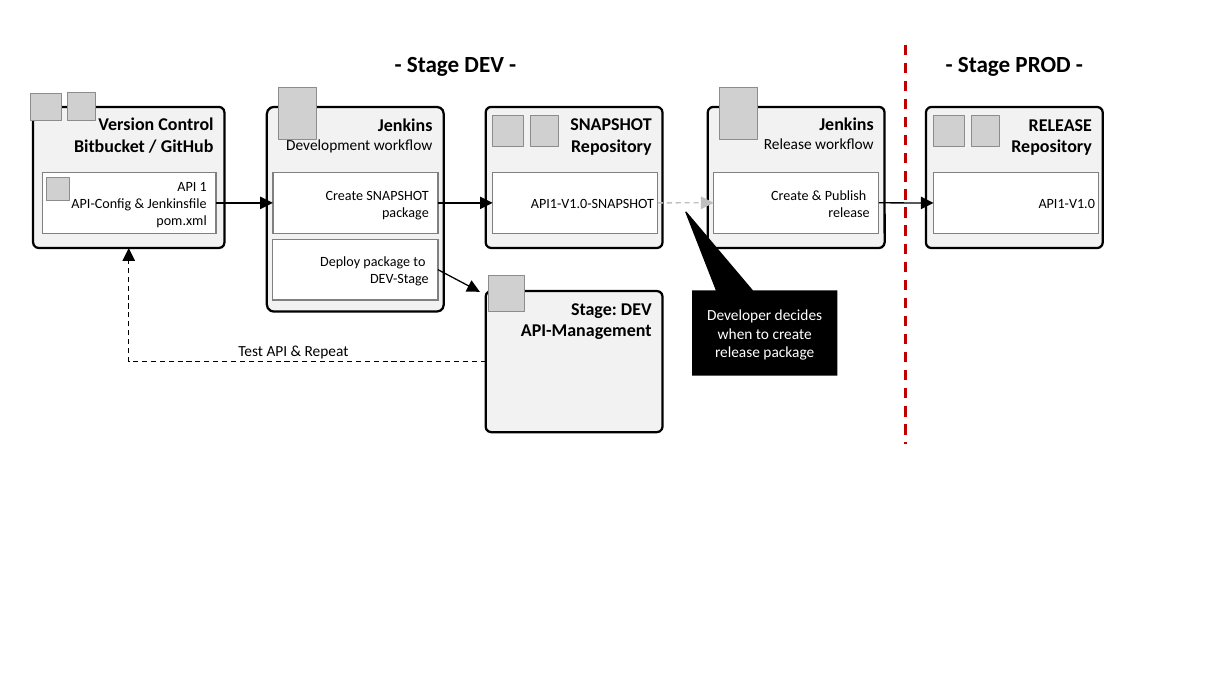
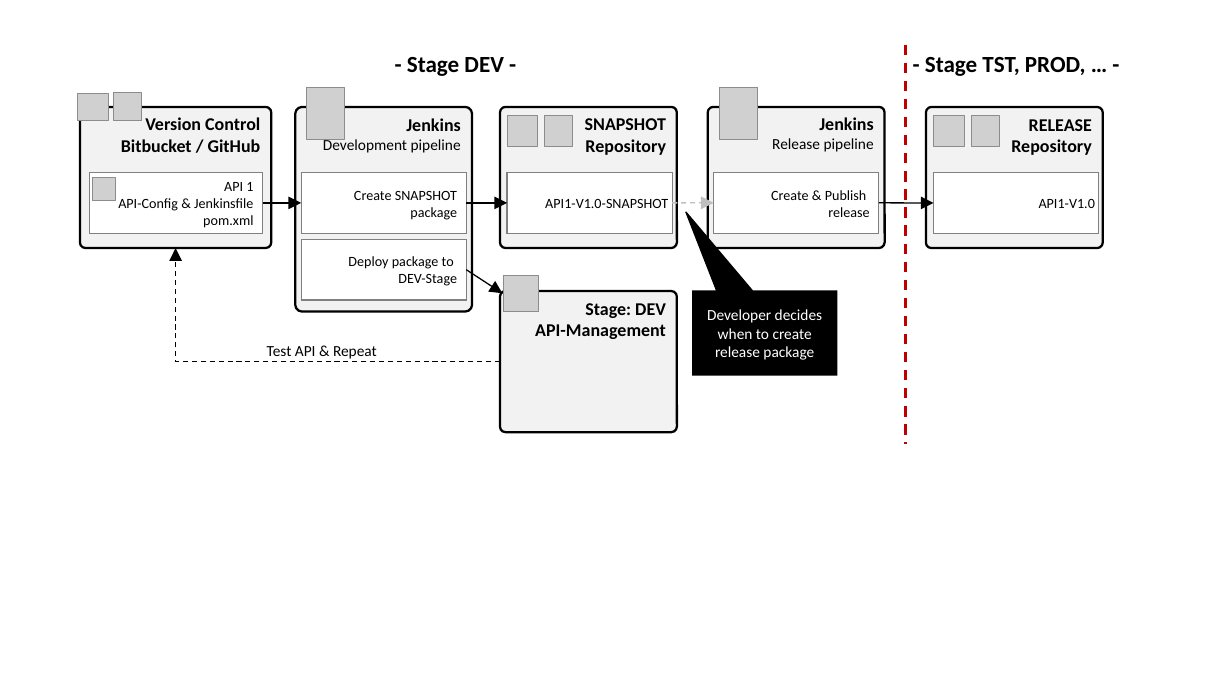
Before and after one commit to Axway-API-Management-Plus/apim-cli, a slide deck: slide 4 of misc/documentation/Images.pptx. Drawn at 1232x693 pixels with LibreOffice and Linux fonts; fonts in the diff are those of the drawing; grey boxes stand for pictures; background and template pictures are left out. Boxes give left, top, right and bottom in pixels: in the first picture for what was removed or moved away, otherwise in the second. Text is boxed around its words. In the diff, an @@ line names an element or a change of style, - is before the commit and + after.

```diff
--- a/misc/documentation/Images.pptx
+++ b/misc/documentation/Images.pptx
@@ text at (925, 57, 1086, 76): text changed @@
-- Stage PROD -
+- Stage TST, PROD, … -
@@ picture: place and size @@
-picture at (30, 93, 61, 121)
+picture at (78, 93, 108, 121)
@@ 2 rectangles, 1 picture, 1 rounded rectangle: place and size @@
-2 rectangles, 1 picture, 1 rounded rectangle at (267, 87, 444, 312)
+2 rectangles, 1 picture, 1 rounded rectangle at (295, 87, 471, 312)
@@ text in rounded rectangle at (323, 137, 461, 153): text changed @@
-Development workflow
+Development pipeline
@@ text in rounded rectangle at (772, 138, 874, 152): text changed @@
-Release workflow
+Release pipeline
@@ 2 pictures, 1 rounded rectangle, 1 rectangle: place and size @@
-2 pictures, 1 rounded rectangle, 1 rectangle at (33, 93, 225, 249)
+2 pictures, 1 rounded rectangle, 1 rectangle at (79, 93, 271, 249)
@@ 3 pictures, 2 rounded rectangles, 1 rectangle: place and size @@
-3 pictures, 2 rounded rectangles, 1 rectangle at (486, 107, 663, 433)
+3 pictures, 2 rounded rectangles, 1 rectangle at (500, 107, 677, 433)
@@ arrow moved from (216, 203) - (273, 203) to (262, 203) - (301, 203) @@
@@ arrow moved from (438, 203) - (493, 203) to (467, 203) - (507, 203) @@
@@ arrow moved from (658, 203) - (714, 203) to (672, 203) - (714, 203) @@
@@ elbow arrow moved from (486, 361) - (128, 248) to (500, 361) - (176, 248) @@
@@ arrow moved from (438, 270) - (480, 292) to (467, 270) - (503, 293) @@
@@ text "Test API & Repeat": place and size @@
-text "Test API & Repeat" at (238, 346, 349, 359)
+text "Test API & Repeat" at (267, 346, 377, 359)
```
Also in this commit, not shown: 1 other slide changed, 2 other files.
